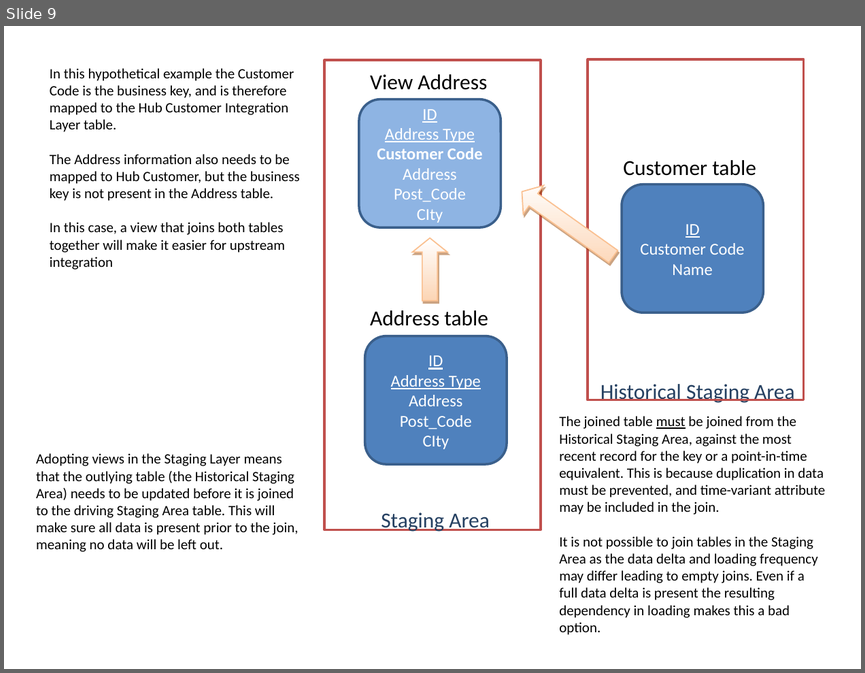
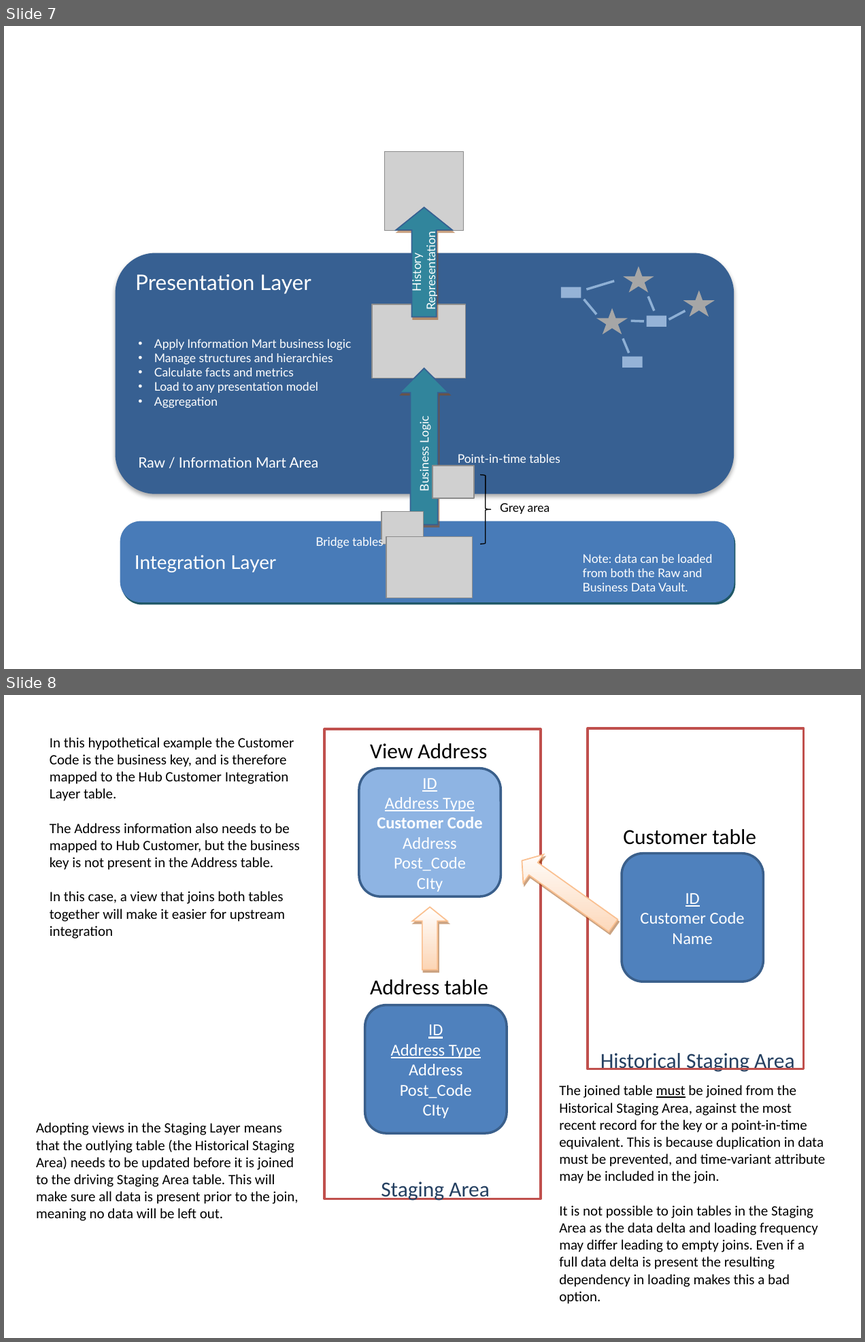
Before and after one commit to data-solution-automation-engine/data-solution-framework, a slide deck: 9000_Images/Images.pptx. Shown one above the other, each under a label of ours: slide 9 before the commit, slides 7 and 8 after it. The pictures are 865x673 and 865x1342 pixels, drawn with LibreOffice and Linux fonts; fonts in the diff are those of the drawing; grey boxes stand for pictures. Boxes give left, top, right and bottom in pixels: in the first picture for what was removed or moved away, otherwise in the second. Text is boxed around its words. In the diff, an @@ line names an element or a change of style, - is before the commit and + after.

Commit message:
Updated graphics
- Integration Layer graphic updated
- Presentation Layer graphic updated

```diff
--- a/9000_Images/Images.pptx
+++ b/9000_Images/Images.pptx
@@ slide 7 added at bbox=[4, 26, 861, 669], background #FFFFFF @@
@@ picture added at bbox=[384, 152, 463, 231] @@
@@ up arrow added at bbox=[396, 208, 452, 317], fill #31859C, outline #376092 1 pt @@
@@ text added at bbox=[409, 239, 438, 308], 10 pt, text #FFFFFF @@
+History
+Representation
@@ rounded rectangle added at bbox=[116, 253, 734, 494], fill #376092, 18 pt, text #FFFFFF @@
+Presentation Layer
@@ picture added at bbox=[372, 305, 465, 378] @@
@@ text added at bbox=[154, 339, 351, 407], 10 pt, text #FFFFFF @@
+• Apply Information Mart business logic
+• Manage structures and hierarchies
+• Calculate facts and metrics
+• Load to any presentation model
+• Aggregation
@@ group added at bbox=[561, 266, 715, 367]: 6 lines, 3 stars, 3 rectangles @@
@@ up arrow added at bbox=[400, 368, 449, 524], fill #31859C, outline #376092 1 pt @@
@@ text added at bbox=[417, 418, 431, 490], 10 pt, text #FFFFFF @@
+Business Logic
@@ text added at bbox=[458, 454, 560, 465], 10 pt, text #FFFFFF @@
+Point-in-time tables
@@ text added at bbox=[138, 456, 319, 467], 12 pt, text #FFFFFF @@
+Raw / Information Mart Area
@@ picture added at bbox=[432, 465, 475, 498] @@
@@ right brace added at bbox=[481, 474, 491, 543], outline #000000 0.75 pt @@
@@ picture added at bbox=[382, 512, 424, 544] @@
@@ text added at bbox=[500, 503, 550, 514], 10 pt, text #000000 @@
+Grey area
@@ rounded rectangle added at bbox=[120, 520, 734, 602], fill #487BB8, 16 pt, text #FFFFFF @@
+Integration Layer
@@ text added at bbox=[315, 535, 383, 548], 10 pt, text #FFFFFF @@
+Bridge tables
@@ picture added at bbox=[386, 537, 473, 597] @@
@@ text added at bbox=[583, 554, 712, 591], 10 pt, text #FFFFFF @@
+Note: data can be loaded from both the Raw and Business Data Vault.
@@ what was slide 9 is now slide 8 @@
```
Also in this commit, not shown: 3 slides changed, 1 slide removed.
